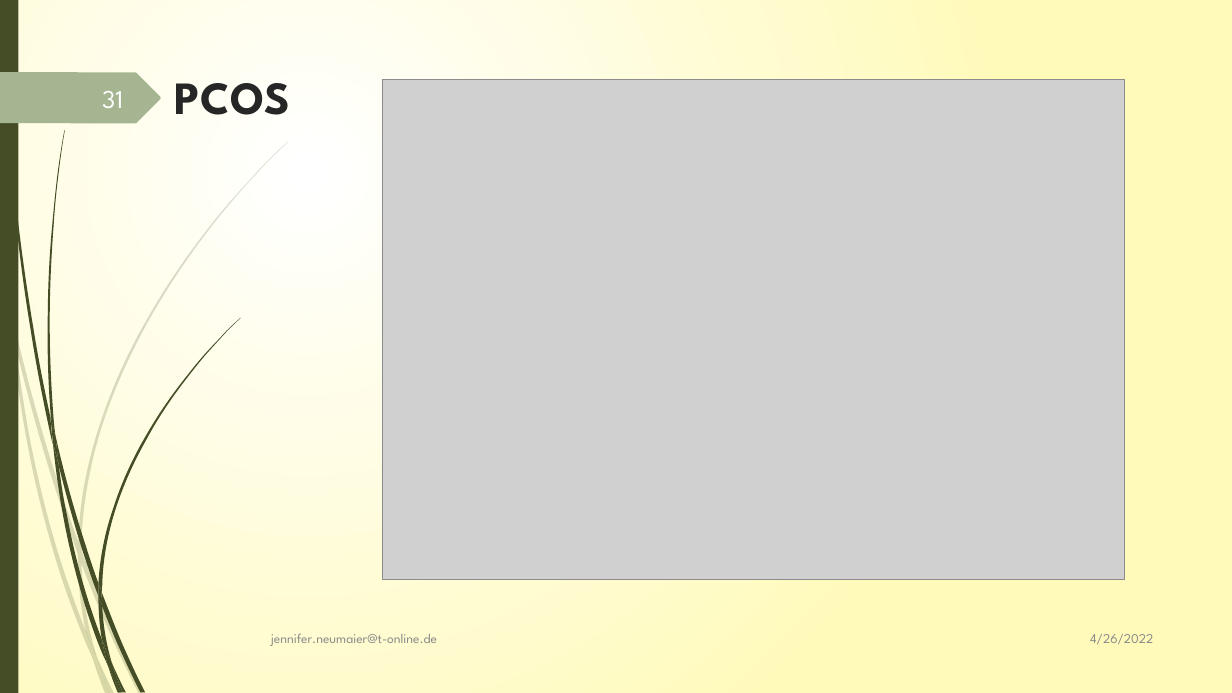
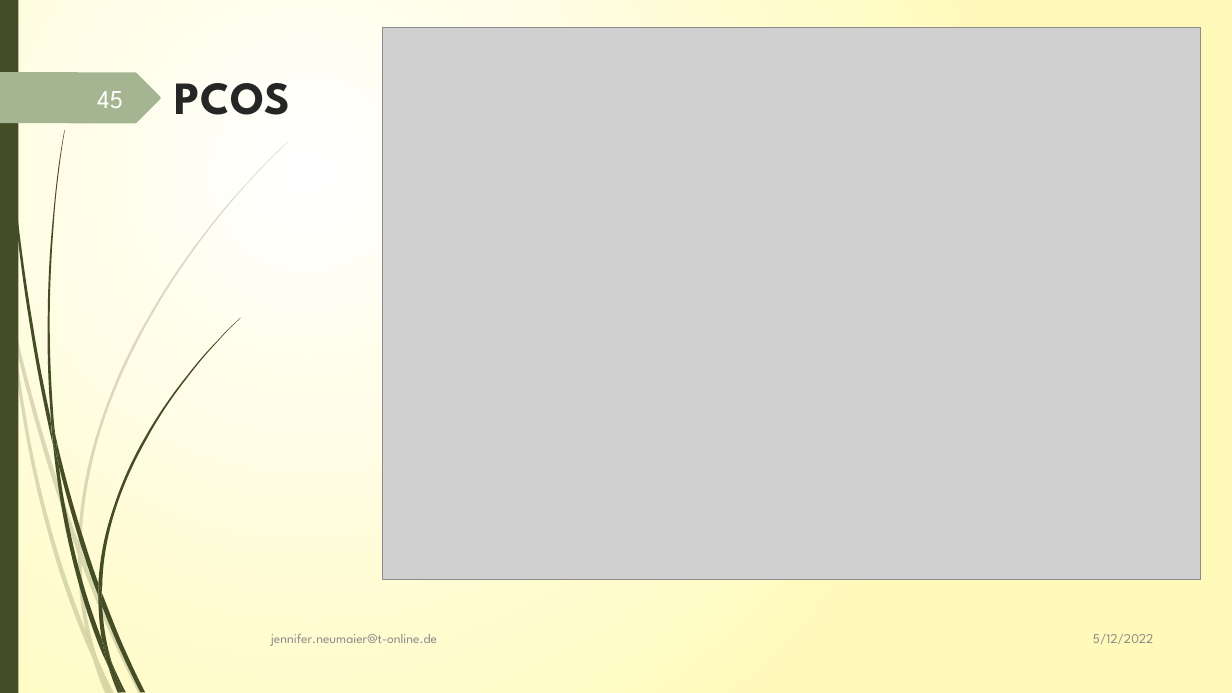
Before and after one commit to JenniferNeumaier/ml_coda, a slide deck: slide 45 of doc/Project_structure_notes.pptx (slide 31 before the commit). Drawn at 1232x693 pixels with LibreOffice and Linux fonts; fonts in the diff are those of the drawing; grey boxes stand for pictures. Boxes give left, top, right and bottom in pixels: in the first picture for what was removed or moved away, otherwise in the second. Text is boxed around its words. In the diff, an @@ line names an element or a change of style, - is before the commit and + after.

```diff
--- a/doc/Project_structure_notes.pptx
+++ b/doc/Project_structure_notes.pptx
@@ picture: place and size @@
-picture at bbox=[383, 79, 1124, 579]
+picture at bbox=[383, 28, 1201, 579]
@@ page number at bbox=[97, 91, 123, 108]: text changed @@
-31
+45
@@ text at bbox=[1093, 634, 1154, 644]: text changed @@
-4/26/2022
+5/12/2022
```
Also in this commit, not shown: 24 other slides changed, 25 slides added, 2 slides removed, 2 other files.
